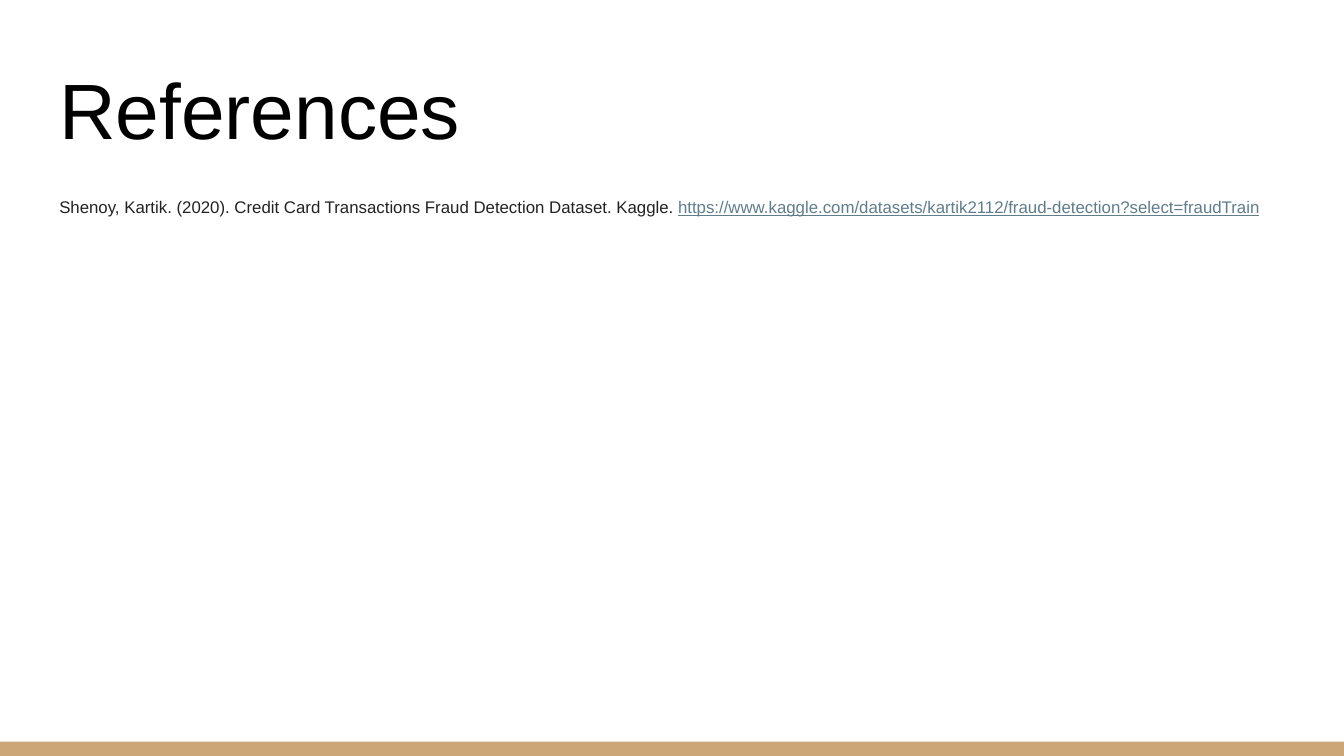
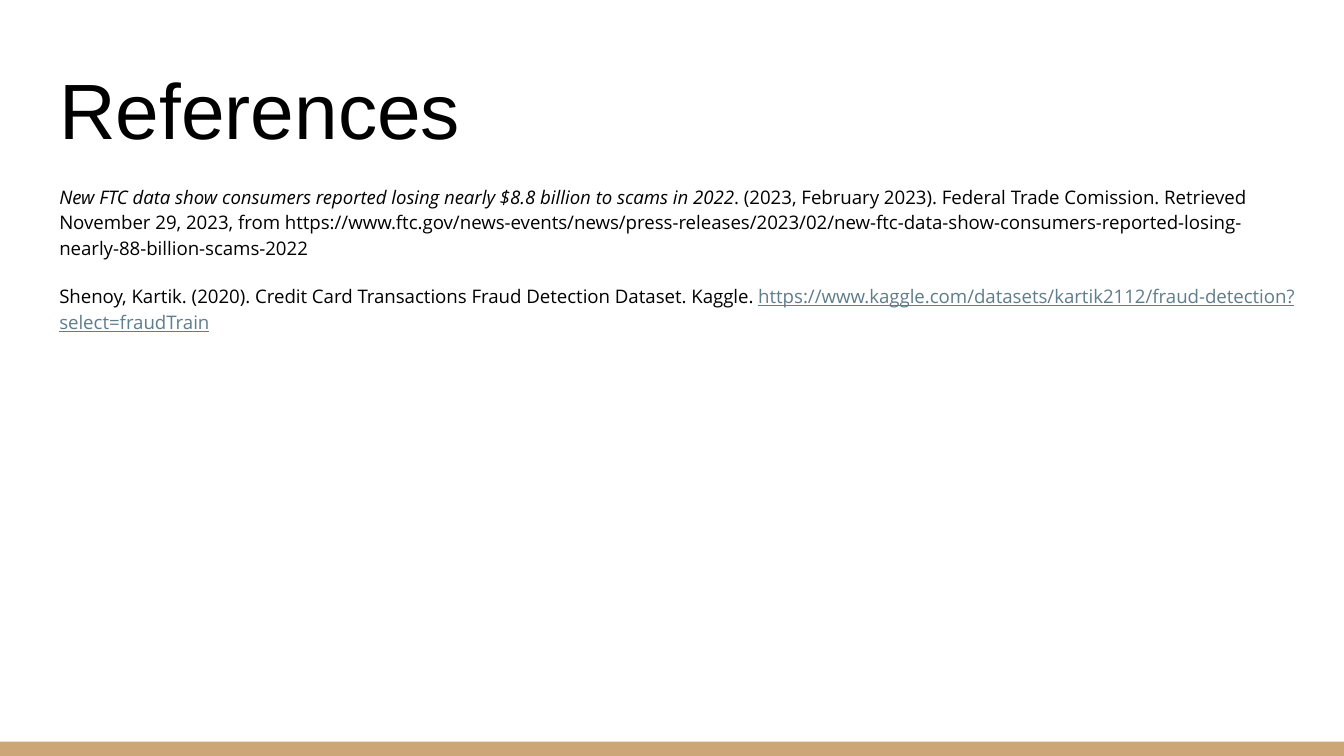
Before and after one commit to nicholaishaw/fraud-detection-project, a slide deck: slide 21 of powerpoint-presentation/Fraud Detection Project.pptx (slide 18 before the commit). Drawn at 1344x756 pixels with LibreOffice and Linux fonts; fonts in the diff are those of the drawing. Boxes give left, top, right and bottom in pixels: in the first picture for what was removed or moved away, otherwise in the second. Text is boxed around its words. In the diff, an @@ line names an element or a change of style, - is before the commit and + after.

```diff
--- a/powerpoint-presentation/Fraud Detection Project.pptx
+++ b/powerpoint-presentation/Fraud Detection Project.pptx
@@ text "New FTC data show consumers ...": place and size @@
-text "New FTC data show consumers ..." at <box>59,200,1259,217</box>
+text "New FTC data show consumers ..." at <box>59,189,1294,332</box>
@@ text at <box>59,189,1246,260</box>: paragraph added @@
+New FTC data show consumers reported losing nearly $8.8 billion to scams in 2022. (2023, February 2023). Federal Trade Comission. Retrieved November 29, 2023, from https://www.ftc.gov/news-events/news/press-releases/2023/02/new-ftc-data-show-consumers-reported-losing-nearly-88-billion-scams-2022
@@ text at <box>59,288,1294,332</box>: size 9 to 10 pt, font Arial to Open Sans, text colour #222222 to #000000 in "Shenoy, Kartik. (2020). Credit Card Transactions Fraud ..." @@
```
Also in this commit, not shown: 7 other slides changed, 4 slides added, 1 slide removed.
